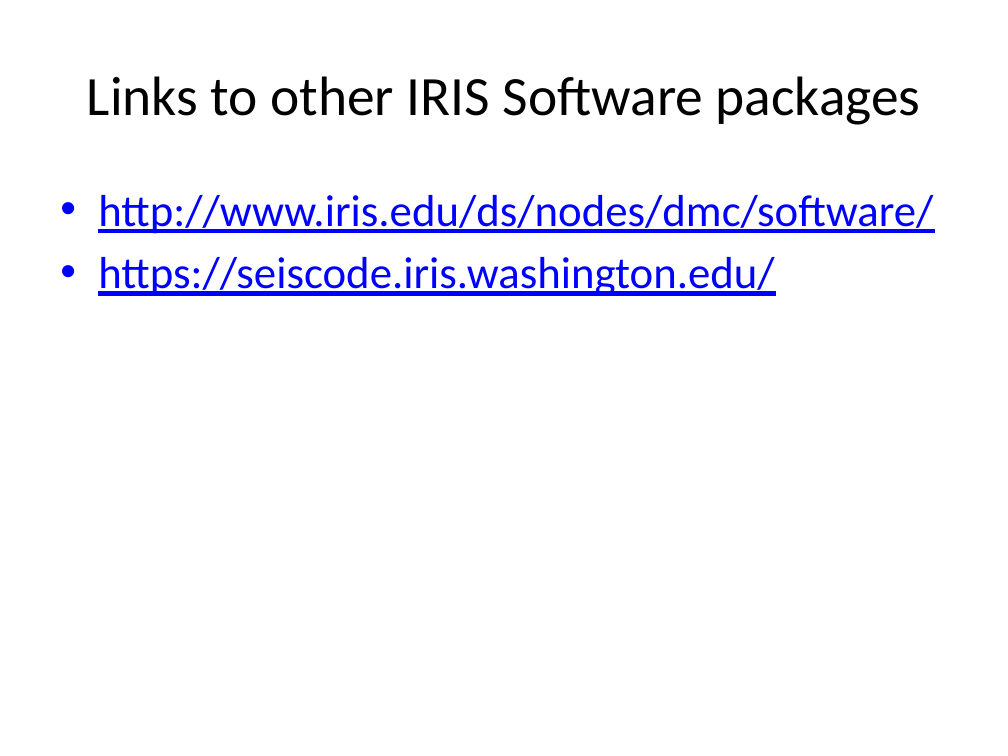
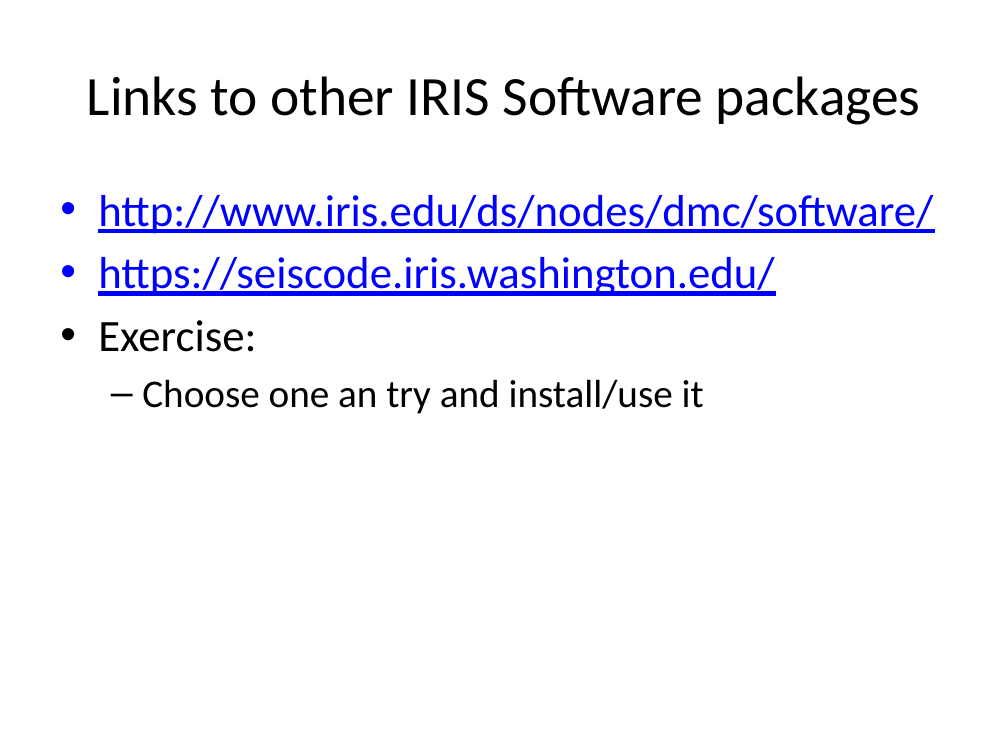
Before and after one commit to lkloh/USArray, a slide deck: slide 13 of InstallingCommonPrograms/InstallingSoftware.pptx (slide 7 before the commit). Drawn at 1008x756 pixels with LibreOffice and Linux fonts; fonts in the diff are those of the drawing. Boxes give left, top, right and bottom in pixels: in the first picture for what was removed or moved away, otherwise in the second. Text is boxed around its words. In the diff, an @@ line names an element or a change of style, - is before the commit and + after.

```diff
--- a/InstallingCommonPrograms/InstallingSoftware.pptx
+++ b/InstallingCommonPrograms/InstallingSoftware.pptx
@@ text at (x1=98, y1=320, x2=704, y2=414): paragraphs added @@
+• Exercise:
+  – Choose one an try and install/use it
```
Also in this commit, not shown: 2 other slides changed, 1 slide added, 1 other file.
